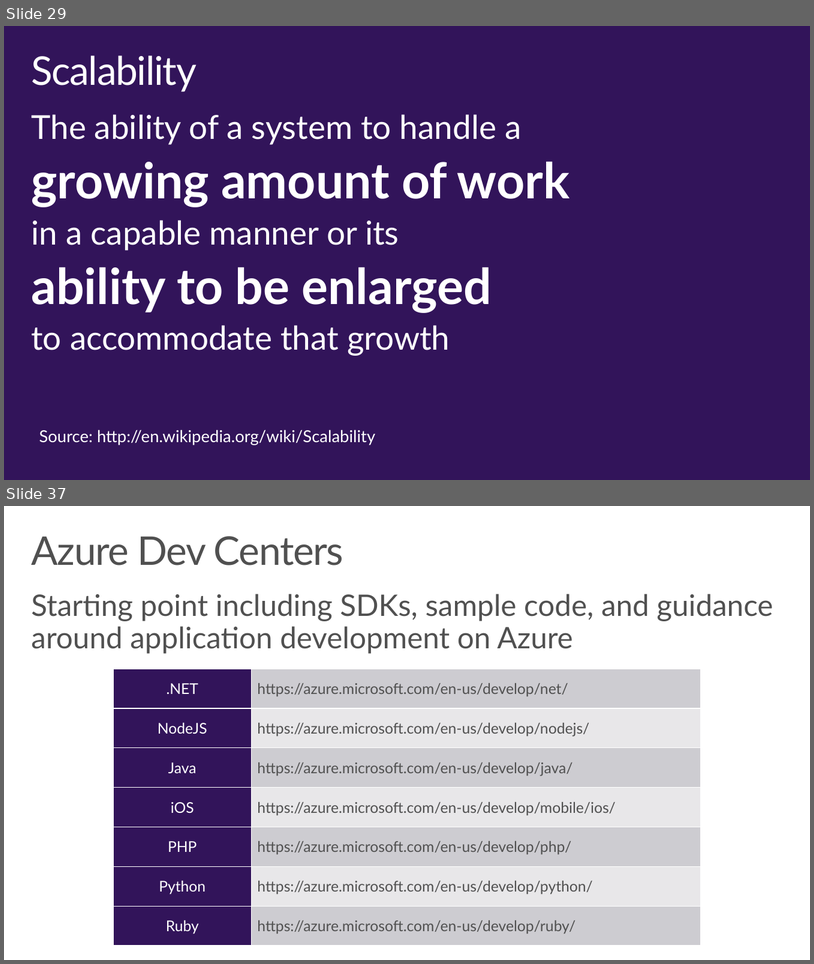
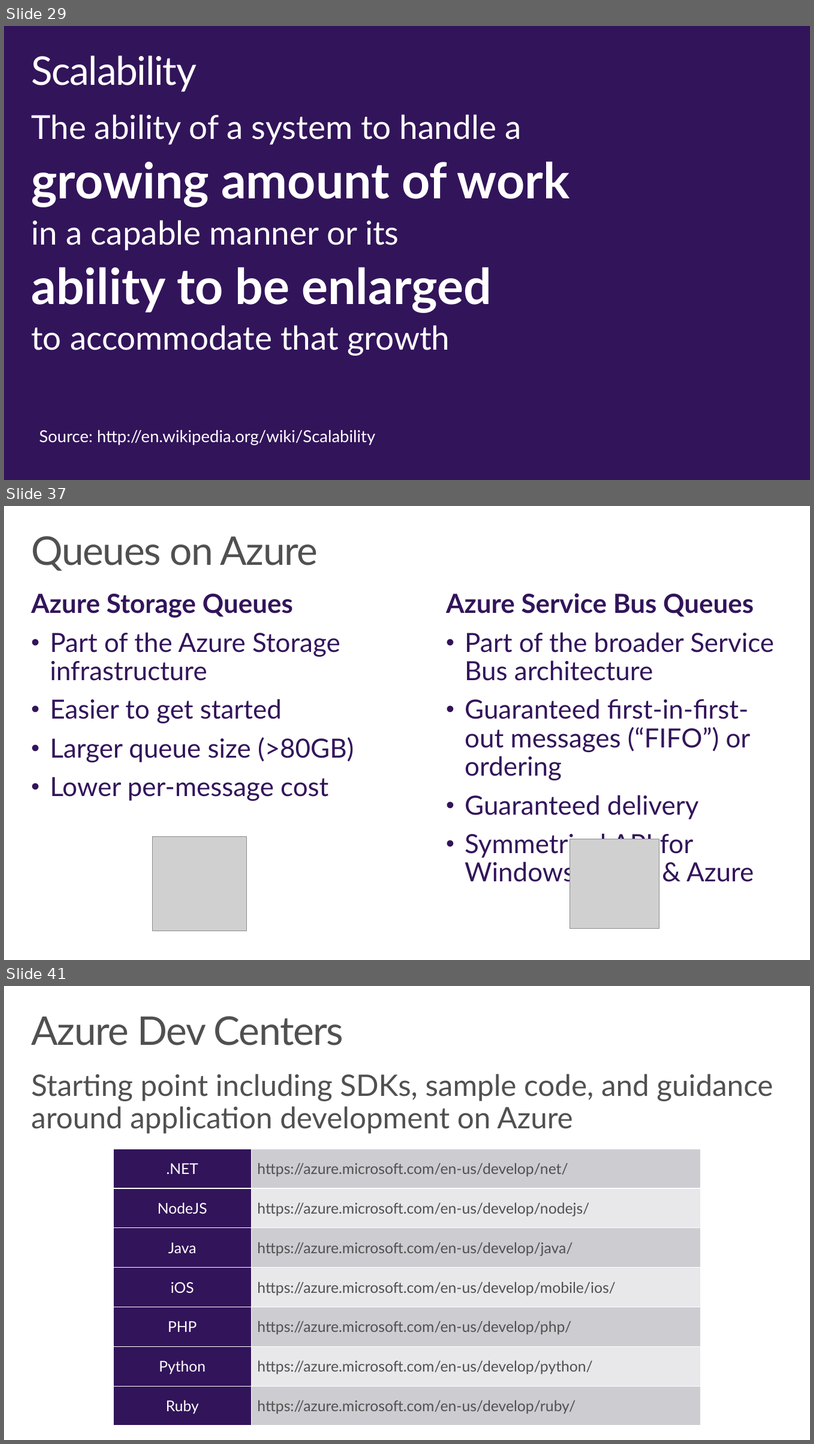
Before and after one commit to wely/DevCamp, a slide deck: Presentation/Module02-ModernCloudApps.pptx. Shown one above the other, each under a label of ours: slides 29 and 37 before the commit, slides 29, 37 and 41 after it; the slides between them are not shown. The pictures are 814x964 and 814x1444 pixels, drawn with LibreOffice and Linux fonts; fonts in the diff are those of the drawing; grey boxes stand for pictures; background and template pictures are left out. Boxes give left, top, right and bottom in pixels: in the first picture for what was removed or moved away, otherwise in the second. Text is boxed around its words. In the diff, an @@ line names an element or a change of style, - is before the commit and + after.

```diff
--- a/Presentation/Module02-ModernCloudApps.pptx
+++ b/Presentation/Module02-ModernCloudApps.pptx
@@ slide 37 added at (4, 506, 810, 960), background #FFFFFF @@
@@ title added at (31, 536, 318, 571), 48 pt, text #505050 @@
+Queues on Azure
@@ text added at (31, 594, 354, 801), 32 pt, text #32145A @@
+Azure Storage Queues
+• Part of the Azure Storage infrastructure
+• Easier to get started
+• Larger queue size (>80GB)
+• Lower per-message cost
@@ text added at (446, 593, 774, 887), 32 pt, text #32145A @@
+Azure Service Bus Queues
+• Part of the broader Service Bus architecture
+• Guaranteed first-in-first-out messages (“FIFO”) or ordering
+• Guaranteed delivery
+• Symmetrical API for Windows Server & Azure
@@ picture added at (153, 836, 247, 931) @@
@@ picture added at (570, 838, 660, 928) @@
@@ what was slide 37 is now slide 41 @@
```
Also in this commit, not shown: 8 slides changed, 5 other slides added, 2 slides removed.
